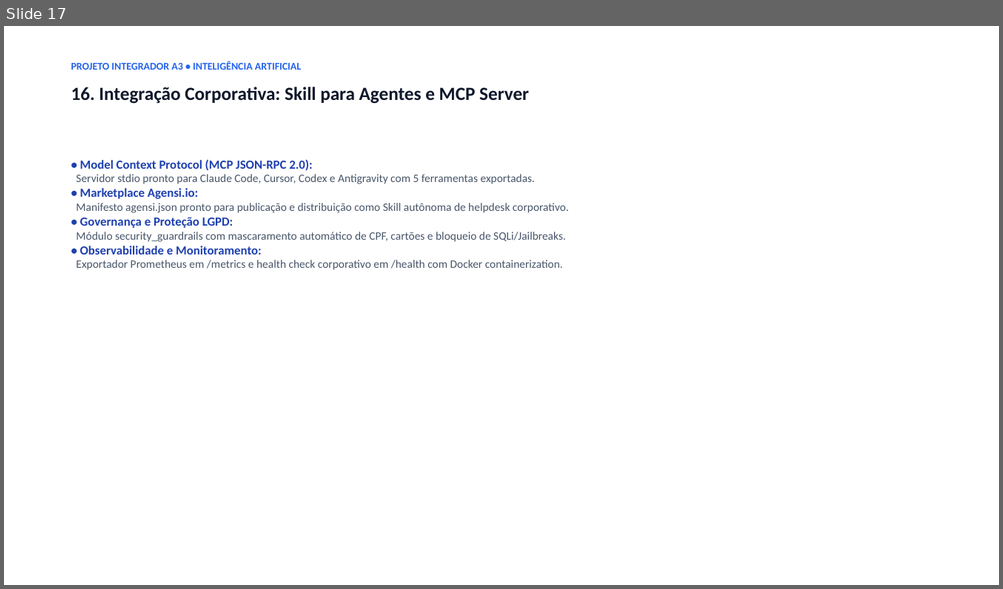
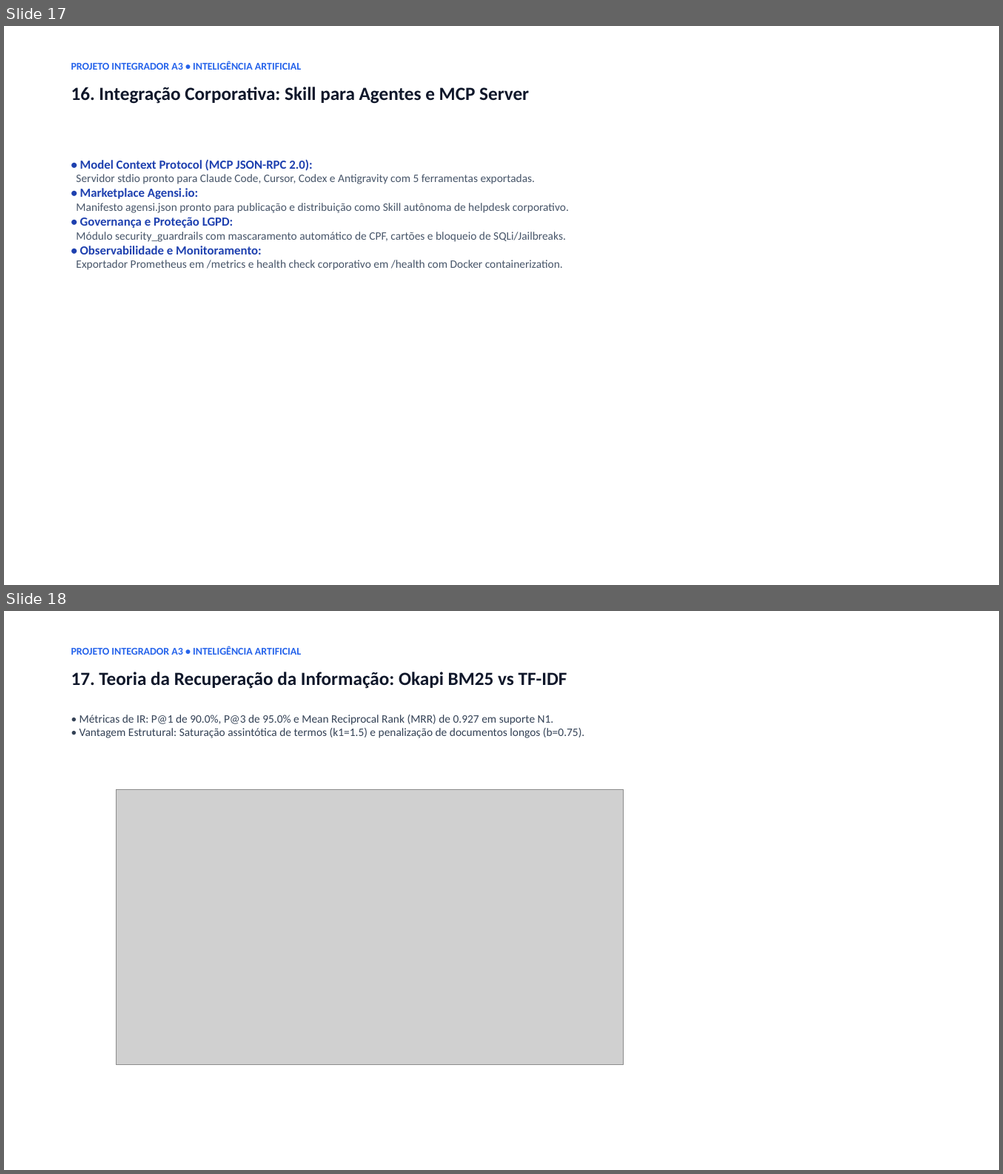
Before and after one commit to HeitorWestphal/TechAssist-Chatbot-A3, a slide deck: docs/APRESENTACAO_DEFESA_A3.pptx. Shown one above the other, each under a label of ours: slide 17 before the commit, slides 17 and 18 after it. The pictures are 1003x589 and 1003x1174 pixels, drawn with LibreOffice and Linux fonts; fonts in the diff are those of the drawing; grey boxes stand for pictures. Boxes give left, top, right and bottom in pixels: in the first picture for what was removed or moved away, otherwise in the second. Text is boxed around its words. In the diff, an @@ line names an element or a change of style, - is before the commit and + after.

```diff
--- a/docs/APRESENTACAO_DEFESA_A3.pptx
+++ b/docs/APRESENTACAO_DEFESA_A3.pptx
@@ slide 18 added at [4, 611, 999, 1170], background #FFFFFF @@
@@ text added at [71, 646, 301, 655], 10 pt, text #2563EB, bold @@
+PROJETO INTEGRADOR A3 • INTELIGÊNCIA ARTIFICIAL
@@ text added at [71, 672, 567, 689], 18 pt, text #0F172A, bold @@
+17. Teoria da Recuperação da Informação: Okapi BM25 vs TF-IDF
@@ text added at [79, 715, 584, 738], 11 pt, text #334155 @@
+• Métricas de IR: P@1 de 90.0%, P@3 de 95.0% e Mean Reciprocal Rank (MRR) de 0.927 em suporte N1.
+• Vantagem Estrutural: Saturação assintótica de termos (k1=1.5) e penalização de documentos longos (b=0.75).
@@ picture added at [116, 790, 623, 1065] @@
```
Also in this commit, not shown: 1 other slide added, 18 other files.
